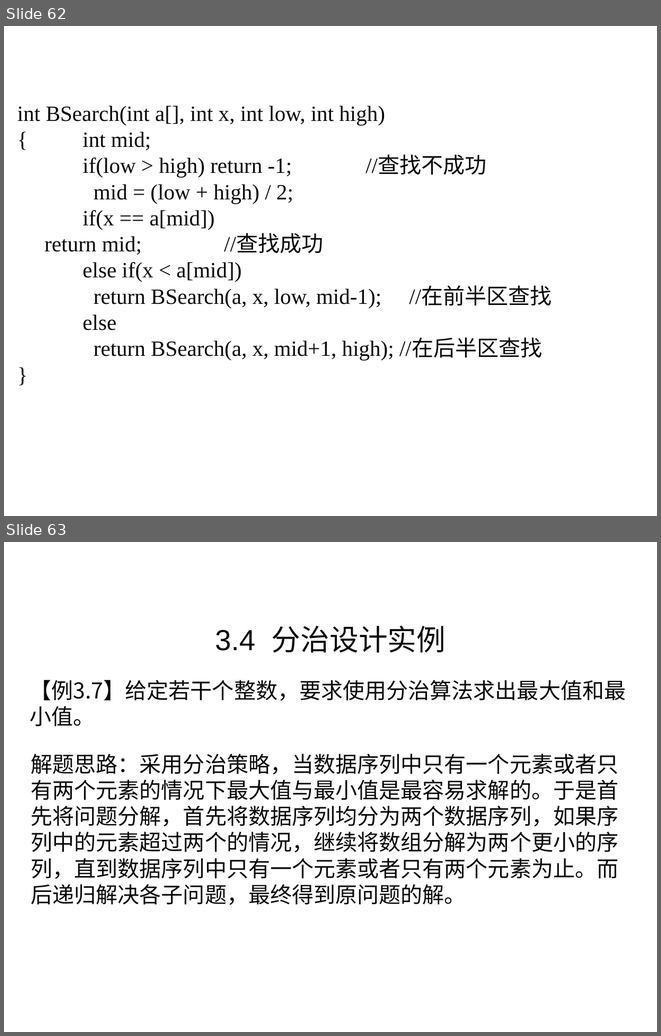
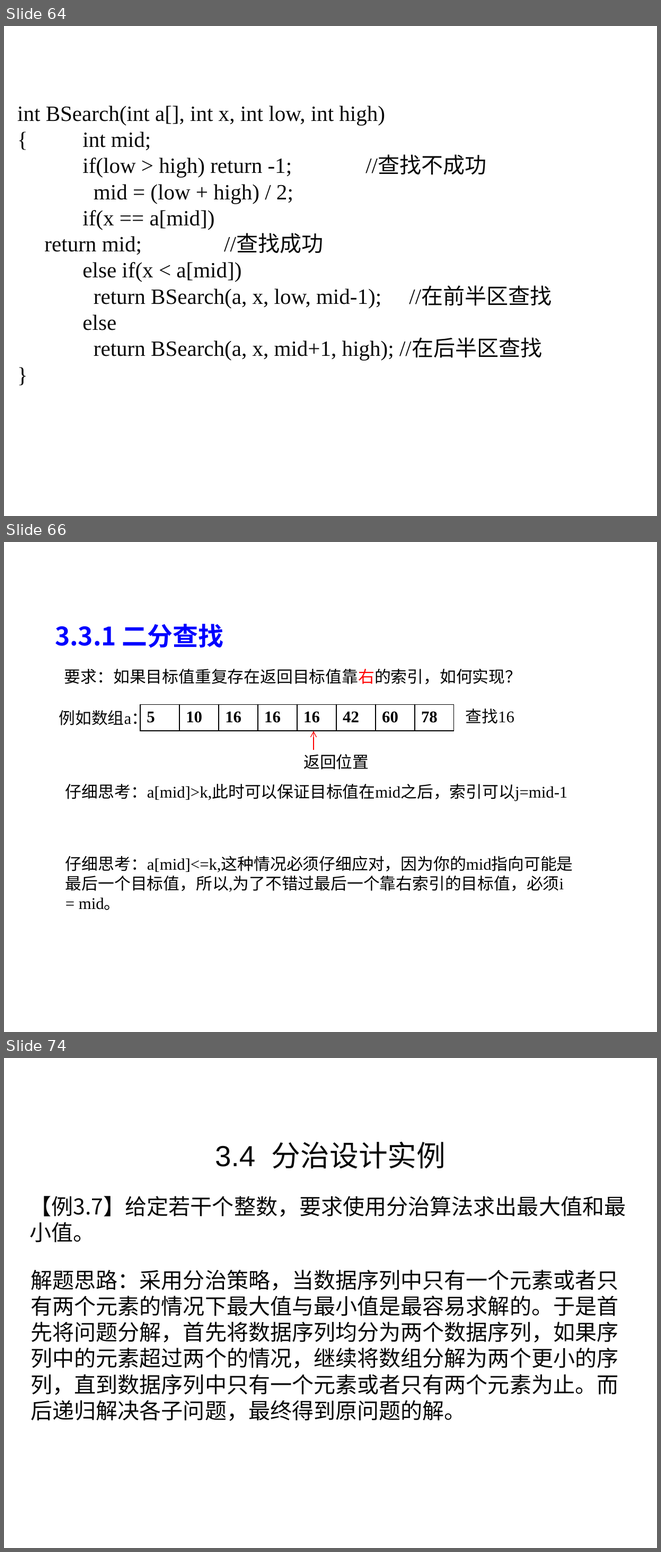
Before and after one commit to liutongling/DP, a slide deck: file/第3章 分治法计.pptx. Shown one above the other, each under a label of ours: slides 62 and 63 before the commit, slides 64, 66 and 74 after it; the slides between them are not shown. The pictures are 661x1036 and 661x1552 pixels, drawn with LibreOffice and Linux fonts; fonts in the diff are those of the drawing; background and template pictures are left out. Boxes give left, top, right and bottom in pixels: in the first picture for what was removed or moved away, otherwise in the second. Text is boxed around its words. In the diff, an @@ line names an element or a change of style, - is before the commit and + after.

```diff
--- a/file/第3章 分治法计.pptx
+++ b/file/第3章 分治法计.pptx
@@ slide 66 added at (x1=4, y1=542, x2=657, y2=1032), background #FFFFFF @@
@@ text added at (x1=55, y1=624, x2=223, y2=648), 28 pt, text #0000FF, bold @@
+3.3.1 二分查找
@@ text added at (x1=64, y1=669, x2=521, y2=684), 18 pt, text #000000 @@
+要求：如果目标值重复存在返回目标值靠右的索引，如何实现？
@@ text added at (x1=59, y1=707, x2=148, y2=728), 18 pt, text #080808 @@
+例如数组a：
@@ table added at (x1=140, y1=705, x2=454, y2=731), 1 rows, 8 columns @@
+5 | 10 | 16 | 16 | 16 | 42 | 60 | 78
@@ text added at (x1=466, y1=708, x2=514, y2=724), 18 pt, text #080808 @@
+查找16
@@ arrow added from (314, 750) to (314, 731), #FF0000 0.75 pt @@
@@ text added at (x1=303, y1=754, x2=369, y2=769), 18 pt, text #000000 @@
+返回位置
@@ text added at (x1=65, y1=784, x2=567, y2=801), 18 pt, text #000000 @@
+仔细思考：a[mid]>k,此时可以保证目标值在mid之后，索引可以j=mid-1
@@ text added at (x1=65, y1=856, x2=573, y2=910), 18 pt, text #000000 @@
+仔细思考：a[mid]<=k,这种情况必须仔细应对，因为你的mid指向可能是最后一个目标值，所以,为了不错过最后一个靠右索引的目标值，必须i = mid。
@@ what was slide 62 is now slide 64 @@
@@ what was slide 63 is now slide 74 @@
```
Also in this commit, not shown: 1 slide changed, 10 other slides added, 3 other files.
